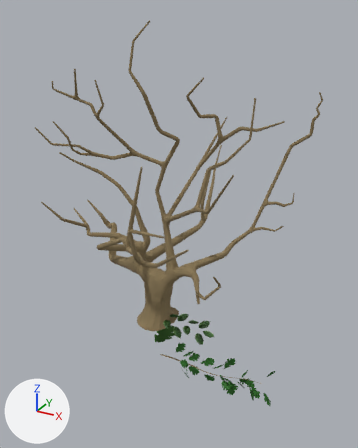
An edit to the Blender file igra/assets/modeli/gaber_krošnja.blend, drawn before and after from the same camera.
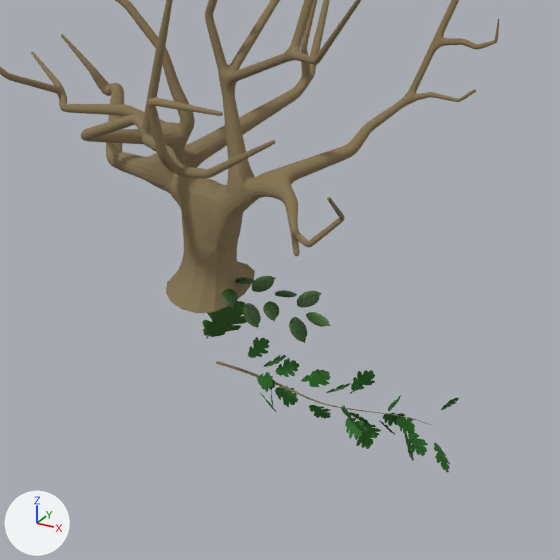
Each version appears first whole from a 50 mm camera at (10.61, -16.93, 13.62) aimed at (0.65, 1.18, 4.56), and next in a close-up on the part from 16% to 90% of the width and 41% to 100% of the height. Lighting does not change. The marker at lower left points along +X, +Y and +Z. The last two pictures show the newer version.

The first close-up shows 'LIST', 'gaber_list.001', 'og_deblo_veje', 'veja'.
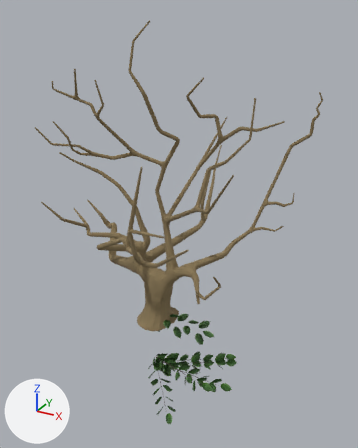
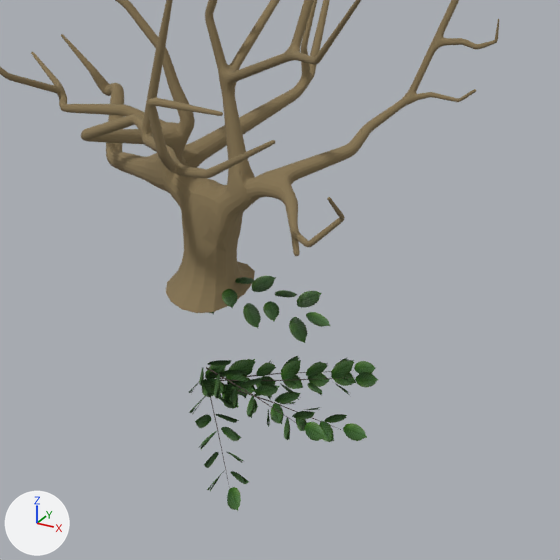
Location of each change, [x1, y1, x2, y2] in pixels of the close-ups (560 x 560 px):
```json
{"object": "gaber_veje", "change": "added", "after": [189, 356, 378, 511], "on screen": "green", "faces in mat_gaber_list_001 (picture img_gaber_list_png_001)": [189, 356, 378, 511], "faces in mat_material_004 (brown #493d3a)": [206, 367, 341, 489]}
{"object": "veja", "change": "deleted", "before": [216, 337, 459, 472], "faces in mat_material_002 (dark green #216416)": [248, 337, 459, 472], "faces in mat_material_003 (brown #877654)": [216, 361, 431, 425]}
{"object": "LIST", "change": "deleted", "before": [202, 301, 247, 339], "on screen": "dark green"}
```

Scene script edits in JSON lines:
```json
{"op": "add", "block": "img_gaber_list_png_001", "code": ["img_gaber_list_png_001 = load_image('gaber_list.png.001', 'gaber_list.png', 365, 548, 'sRGB')"]}
{"op": "add", "block": "mat_gaber_list_001", "code": ["mat_gaber_list_001 = principled_material('gaber_list.001')", "mat_gaber_list_001.texture = img_gaber_list_png_001  # with its transparency", "mat_gaber_list_001.roughness = 1.0"]}
{"op": "add", "block": "mat_material_004", "code": ["mat_material_004 = principled_material('Material.004')", "mat_material_004.base_color = (0.0667, 0.0464, 0.0418)  # brown #493d3a", "mat_material_004.roughness = 1.0"]}
{"op": "add", "block": "me_gaber_list_019", "code": ["me_gaber_list_019 = bpy.data.meshes.new('gaber_list.019')", "me_gaber_list_019.from_pydata(...)  # 1100 vertices, 835 faces; spans x -0.64..7.13, y -1.9..6.48, z -2.69..1.95", "# faces by material slot: [785, 50]", "me_gaber_list_019.materials.append(mat_gaber_list_001)  # picture img_gaber_list_png_001", "me_gaber_list_019.materials.append(mat_material_004)  # brown #493d3a"]}
{"op": "remove", "block": "ob_list", "code": ["ob_list = bpy.data.objects.new('LIST', me_cube_029)", "ob_list.location = (0.0, 0.0, -1.5)", "ob_list.rotation_euler = (-0.244, -0.318, 2.409)  # degrees (-14, -18, 138)", "ob_list.show_instancer_for_render = False"]}
{"op": "remove", "block": "ob_veja", "code": ["ob_veja = bpy.data.objects.new('veja', me_cube_001)", "ob_veja.location = (0.2, 0.1, -2.2)", "_m = ob_veja.modifiers.new('Subdivision', 'SUBSURF')"]}
{"op": "add", "block": "ob_gaber_veje", "code": ["ob_gaber_veje = bpy.data.objects.new('gaber_veje', me_gaber_list_019)", "ob_gaber_veje.location = (0.0, 0.0, -2.69)", "ob_gaber_veje.rotation_euler = (-2.767, -0.167, 0.322)  # degrees (-159, -9.6, 18)", "ob_gaber_veje.scale = (0.571, 0.571, 0.571)"]}
```
